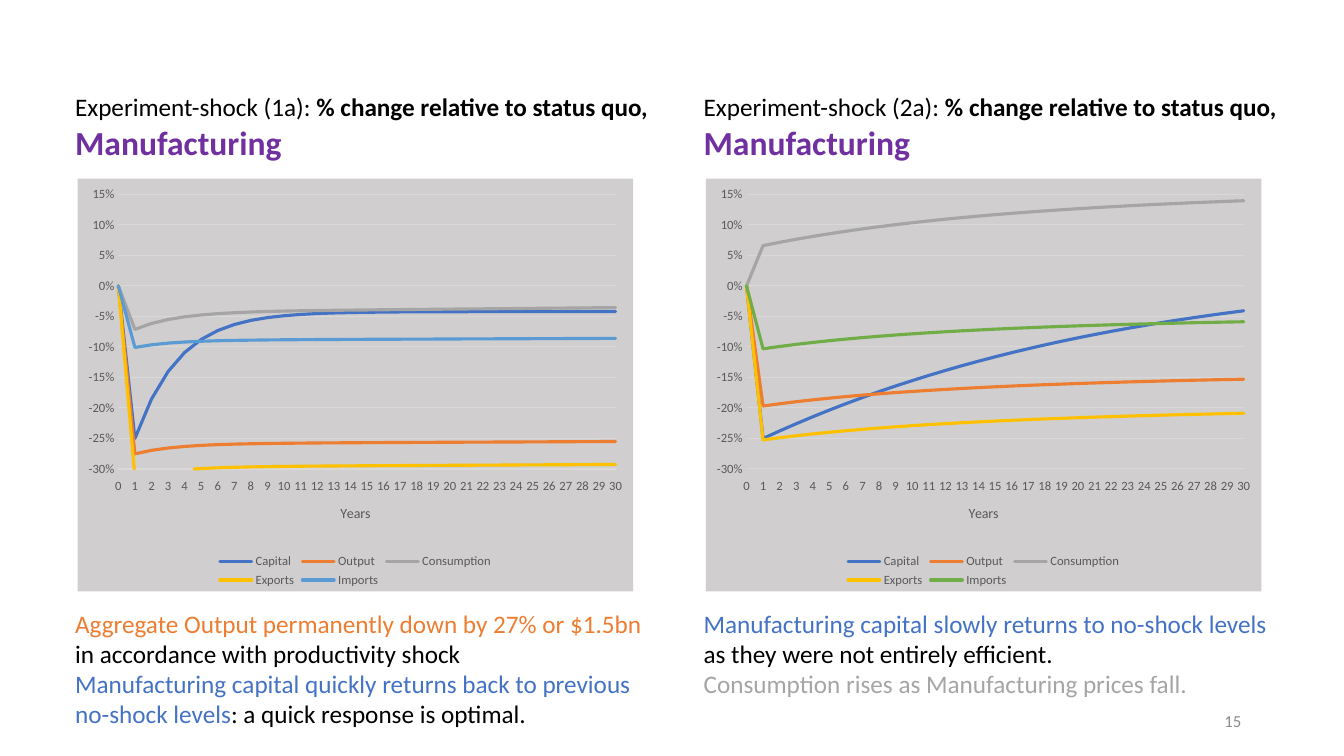
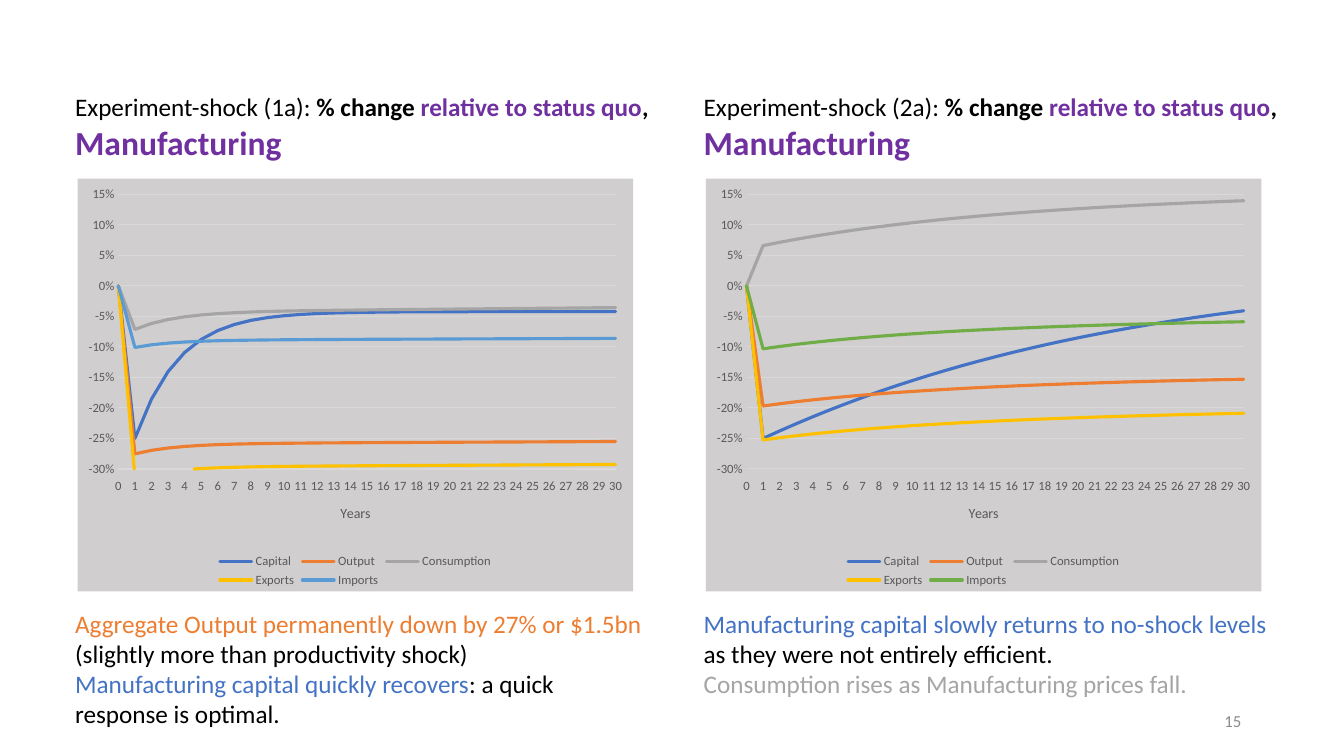
Before and after one commit to patrickocal/gladstone, a slide deck: slide 15 of powerpoint/glad-slides.pptx. Drawn at 1344x756 pixels with LibreOffice and Linux fonts; fonts in the diff are those of the drawing. Boxes give left, top, right and bottom in pixels: in the first picture for what was removed or moved away, otherwise in the second. Text is boxed around its words. In the diff, an @@ line names an element or a change of style, - is before the commit and + after.

Commit message:
slides updated

```diff
--- a/powerpoint/glad-slides.pptx
+++ b/powerpoint/glad-slides.pptx
@@ text at (x1=75, y1=97, x2=648, y2=121): text colour #000000 to #7030A0 in "relative to status quo," @@
@@ text at (x1=704, y1=97, x2=1277, y2=121): text colour #000000 to #7030A0 in "relative to status quo," @@
@@ text at (x1=75, y1=644, x2=553, y2=727): text changed; text colour #4472C4 to #000000 @@
-in accordance with productivity shock
-Manufacturing capital quickly returns back to previous no-shock levels: a quick response is optimal.
+(slightly more than productivity shock)
+Manufacturing capital quickly recovers: a quick response is optimal.
```
Also in this commit, not shown: 3 other slides changed, 1 other file.
